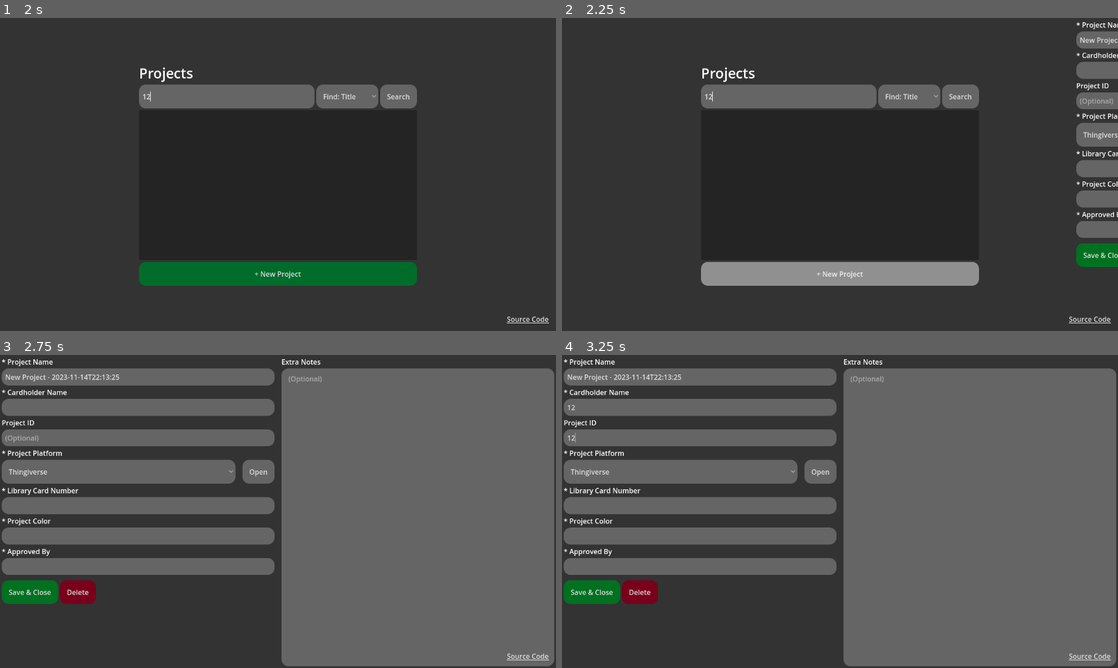
Above: before the commit, frames 1-4 (two rows, left to right).
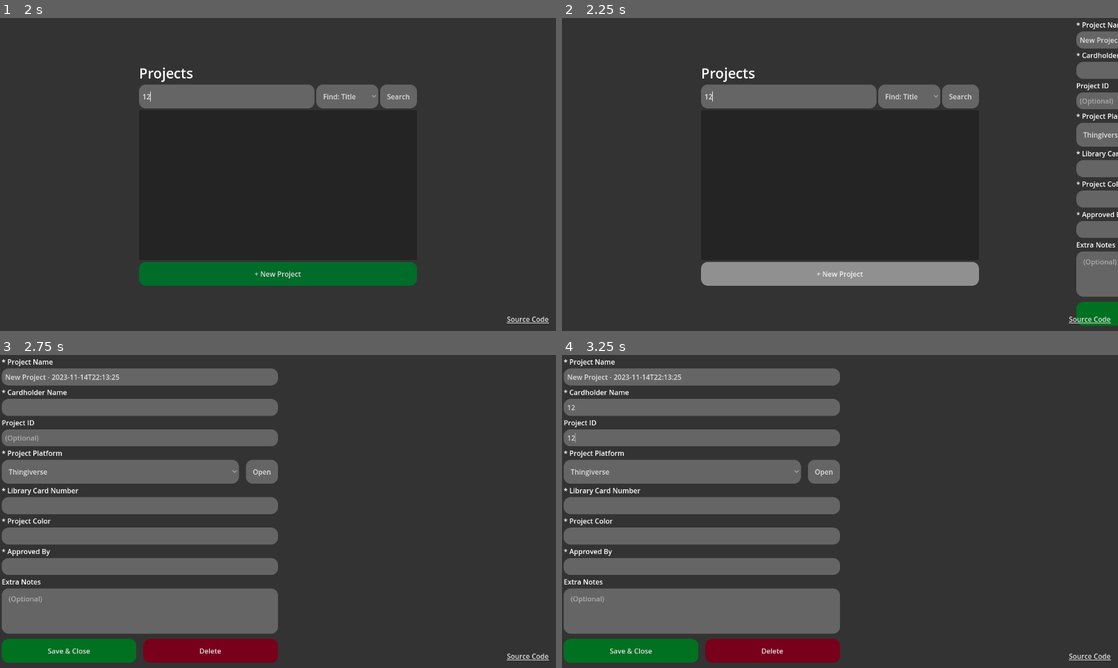
Above: after the commit, the same moments.

Repository: Laserology/Lbry-2
Game: Godot game, scene res://UI/Startup.tscn
Same seed, same stepped clock (60 frames per second), same inputs: the game is played once before the commit and once after it.
Inputs (mouse positions are in pixels of both pictures, inside the frame that each line leads up to):
- Up to frame 1 (2 s): click (172, 86) at 1.27 s; type "12" at 1.35 s
- Up to frame 2 (2.25 s): click "+ New Project" at 2 s
- Up to frame 3 (2.75 s): no input
- Up to frame 4 (3.25 s): click (667, 401) at 2.77 s; type "12" at 2.85 s; click (667, 430) at 3 s; type "12" at 3.08 s; click (667, 489) at 3.23 s

Frame 1 is identical in both runs. In frame 2, 1.8% of the frame differs, in the area x 92-100%, y 71-99%; in frame 3, 59%, in the area x 0-100%, y 1-100%; in frame 4, 59%.

Commit message:
Improve layout

Diff:
--- a/UI/Main.tscn
+++ b/UI/Main.tscn
@@ -260,19 +260,34 @@
 focus_neighbor_bottom = NodePath("../MarginContainer/Buttons/Save")
 theme = ExtResource("3_crsyg")
 
+[node name="Label8" type="Label" parent="Main/ProjectDetails/Halfs/Inputs"]
+layout_mode = 2
+size_flags_horizontal = 3
+text = "Extra Notes"
+
+[node name="Notes" type="TextEdit" parent="Main/ProjectDetails/Halfs/Inputs"]
+unique_name_in_owner = true
+layout_mode = 2
+size_flags_vertical = 3
+focus_neighbor_left = NodePath("../MarginContainer/Buttons/Delete")
+theme = ExtResource("3_crsyg")
+placeholder_text = "(Optional)"
+
 [node name="MarginContainer" type="MarginContainer" parent="Main/ProjectDetails/Halfs/Inputs"]
 layout_mode = 2
-size_flags_vertical = 3
+size_flags_horizontal = 3
 theme_override_constants/margin_top = 8
 theme_override_constants/margin_bottom = 8
 
 [node name="Buttons" type="GridContainer" parent="Main/ProjectDetails/Halfs/Inputs/MarginContainer"]
 layout_mode = 2
-size_flags_vertical = 3
+theme_override_constants/h_separation = 16
 columns = 2
 
 [node name="Save" type="Button" parent="Main/ProjectDetails/Halfs/Inputs/MarginContainer/Buttons"]
 layout_mode = 2
+size_flags_horizontal = 3
+size_flags_vertical = 3
 focus_neighbor_top = NodePath("../../../ApprovedBy")
 focus_neighbor_right = NodePath("../Delete")
 focus_mode = 0
@@ -284,30 +299,14 @@
 [node name="Delete" type="Button" parent="Main/ProjectDetails/Halfs/Inputs/MarginContainer/Buttons"]
 unique_name_in_owner = true
 layout_mode = 2
+size_flags_horizontal = 3
+size_flags_vertical = 3
 focus_neighbor_left = NodePath("../Save")
-focus_neighbor_right = NodePath("../../../../GridContainer/Notes")
+focus_neighbor_right = NodePath("../../../Notes")
 focus_mode = 0
 theme = ExtResource("3_crsyg")
 theme_override_styles/normal = SubResource("StyleBoxFlat_r7jo0")
 text = "Delete"
-
-[node name="GridContainer" type="GridContainer" parent="Main/ProjectDetails/Halfs"]
-layout_mode = 2
-size_flags_horizontal = 3
-size_flags_vertical = 3
-
-[node name="Label8" type="Label" parent="Main/ProjectDetails/Halfs/GridContainer"]
-layout_mode = 2
-size_flags_horizontal = 3
-text = "Extra Notes"
-
-[node name="Notes" type="TextEdit" parent="Main/ProjectDetails/Halfs/GridContainer"]
-unique_name_in_owner = true
-layout_mode = 2
-size_flags_vertical = 3
-focus_neighbor_left = NodePath("../../Inputs/MarginContainer/Buttons/Delete")
-theme = ExtResource("3_crsyg")
-placeholder_text = "(Optional)"
 
 [node name="Margins" type="MarginContainer" parent="Main"]
 layout_mode = 1
